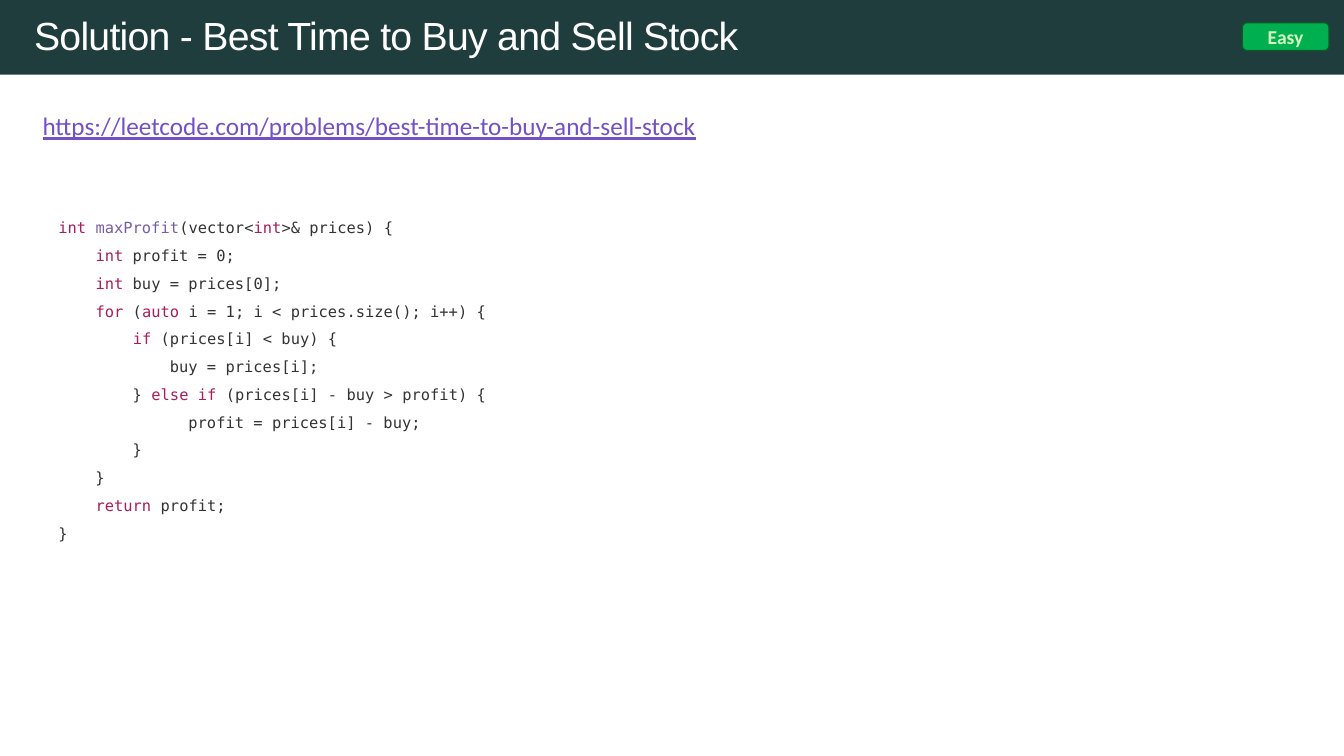
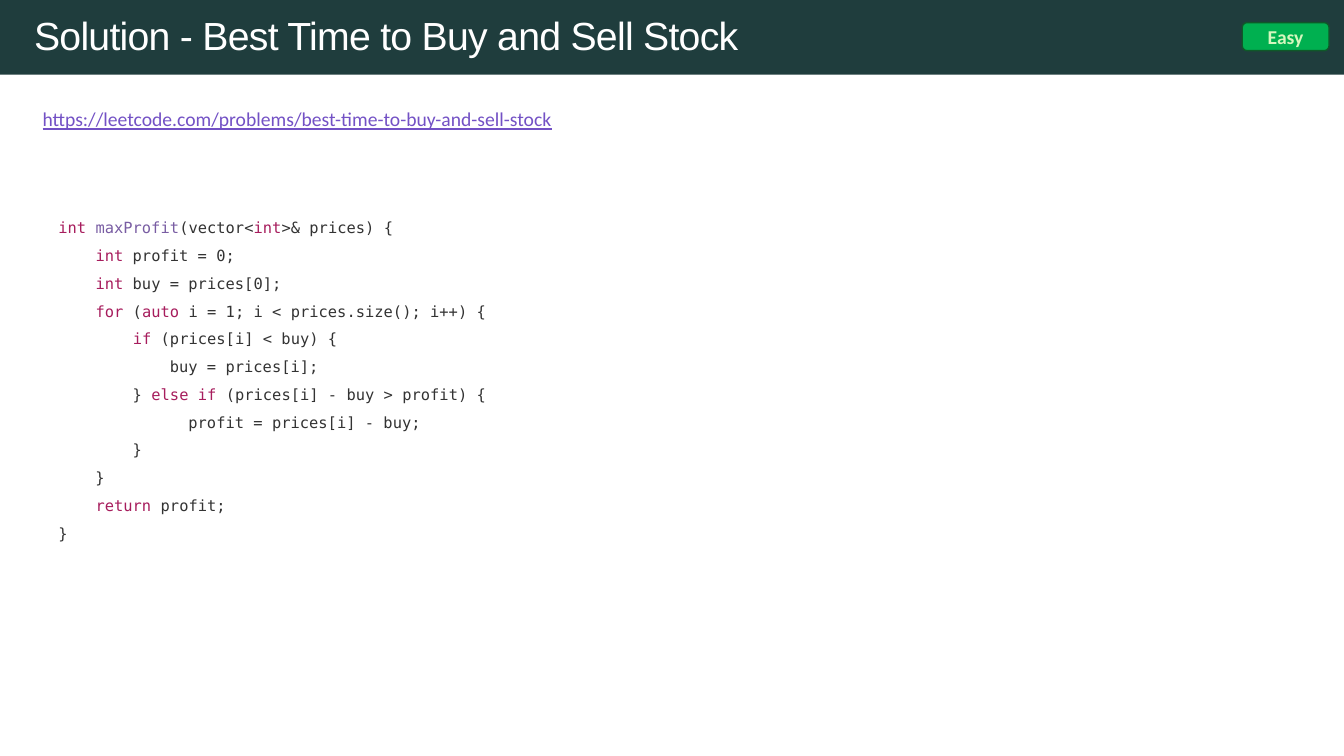
Before and after one commit to rfdavid/coding-interview-handbook-cpp, a slide deck: slide 18 of Algorithm and problem Solving Cheatsheet.pptm (slide 15 before the commit). Drawn at 1344x756 pixels with LibreOffice and Linux fonts; fonts in the diff are those of the drawing. Boxes give left, top, right and bottom in pixels: in the first picture for what was removed or moved away, otherwise in the second. Text is boxed around its words. In the diff, an @@ line names an element or a change of style, - is before the commit and + after.

```diff
--- a/Algorithm and problem Solving Cheatsheet.pptm
+++ b/Algorithm and problem Solving Cheatsheet.pptm
@@ text "https://leetcode.com/problems/best-time-to-buy-and-sell-stoc ..." at (43,112,552,130): size 18 to 14 pt @@
```
Also in this commit, not shown: 3 other slides changed, 11 slides added, 13 other files.
